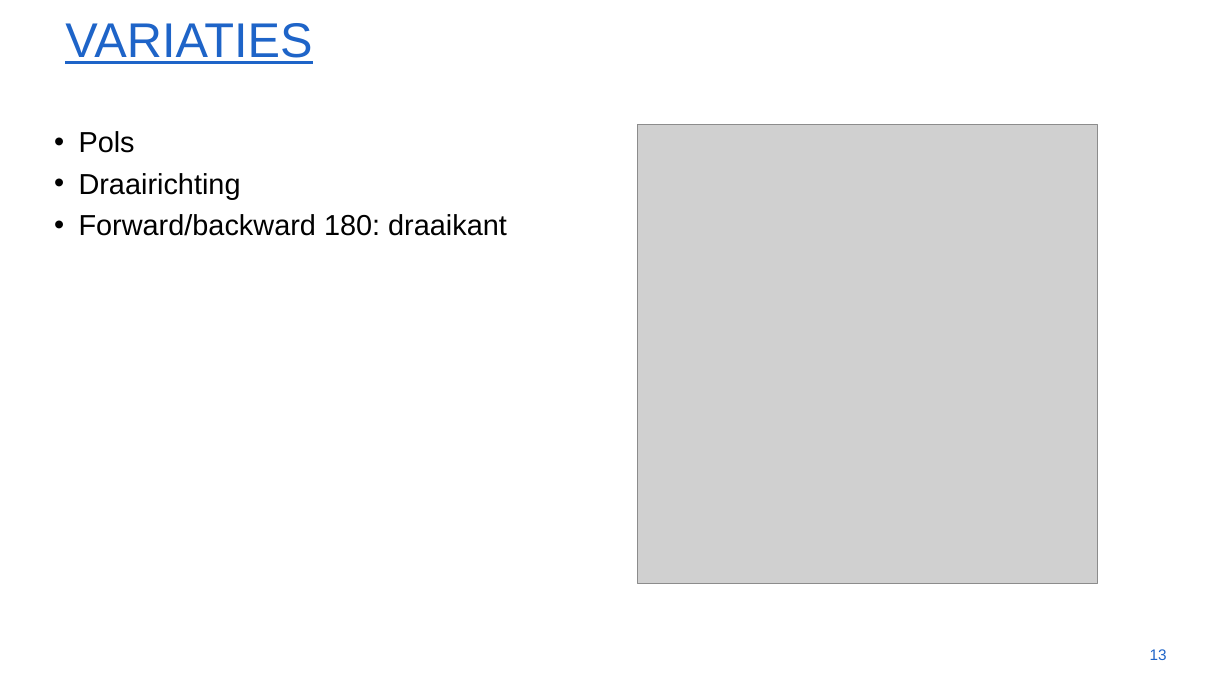
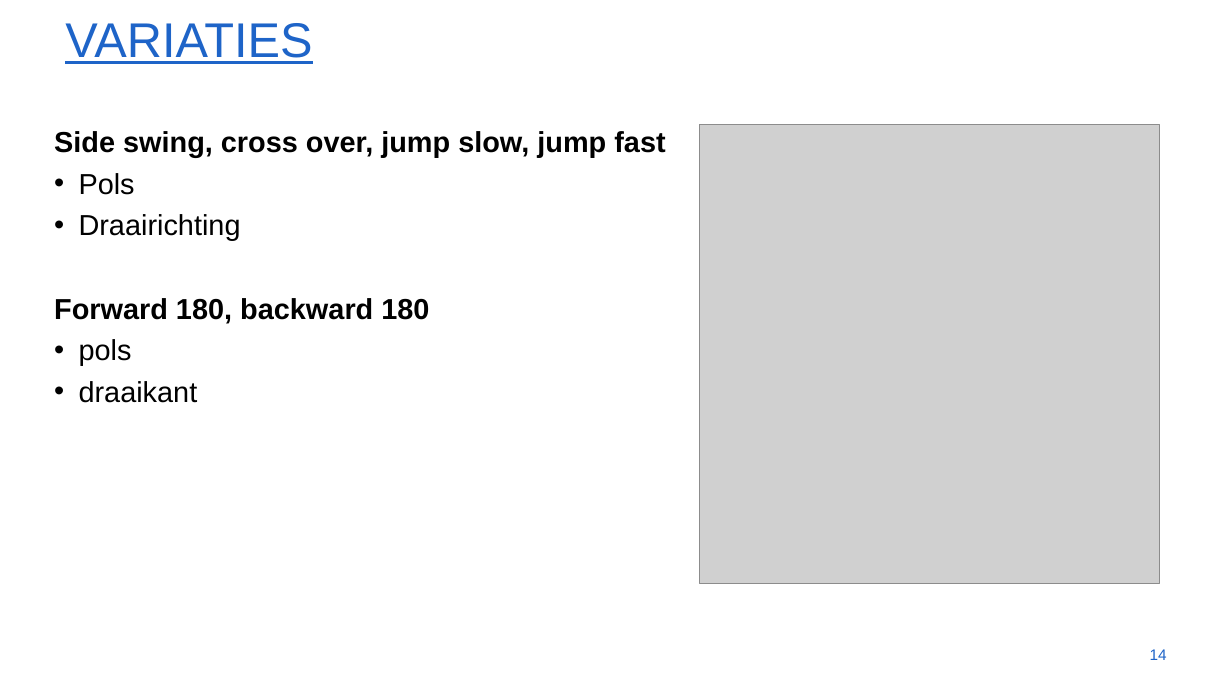
Before and after one commit to ethienpont/Ontwerp-en-ontwikkeling-van-een-Android-gezondheidsapplicatie-gefocust-op-rope-skipping, a slide deck: slide 14 of presentatie - 19 april.pptx (slide 13 before the commit). Drawn at 1232x693 pixels with LibreOffice and Linux fonts; fonts in the diff are those of the drawing; grey boxes stand for pictures; background and template pictures are left out. Boxes give left, top, right and bottom in pixels: in the first picture for what was removed or moved away, otherwise in the second. Text is boxed around its words. In the diff, an @@ line names an element or a change of style, - is before the commit and + after.

```diff
--- a/presentatie - 19 april.pptx
+++ b/presentatie - 19 april.pptx
@@ text at <box>54,131,665,158</box>: paragraph added @@
+Side swing, cross over, jump slow, jump fast
@@ picture: place and size @@
-picture at <box>637,124,1097,583</box>
+picture at <box>699,124,1159,583</box>
@@ text at <box>54,298,429,403</box>: text changed; bold on @@
-• Forward/backward 180: draaikant
+Forward 180, backward 180
+• pols
+• draaikant
@@ page number at <box>1150,649,1167,660</box>: text changed @@
-13
+14
```
Also in this commit, not shown: 6 other slides changed, 1 slide added, 17 other files.
